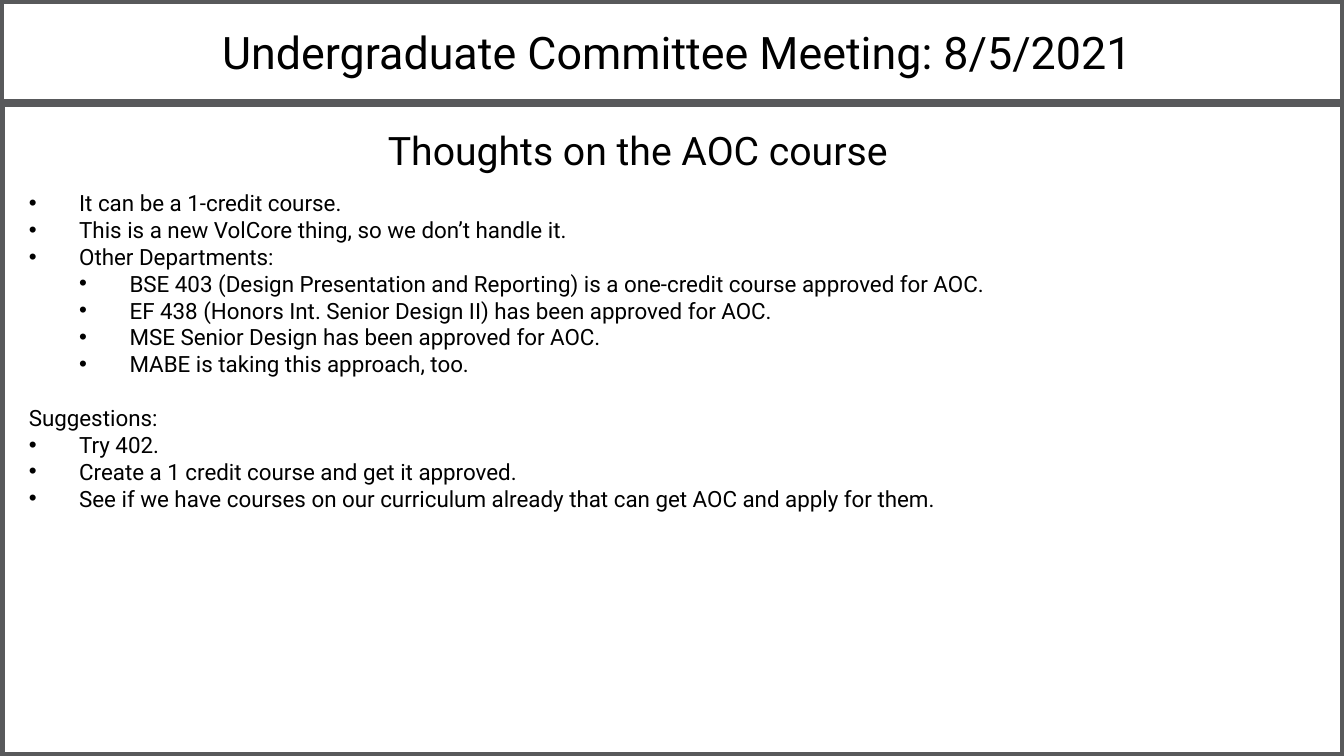
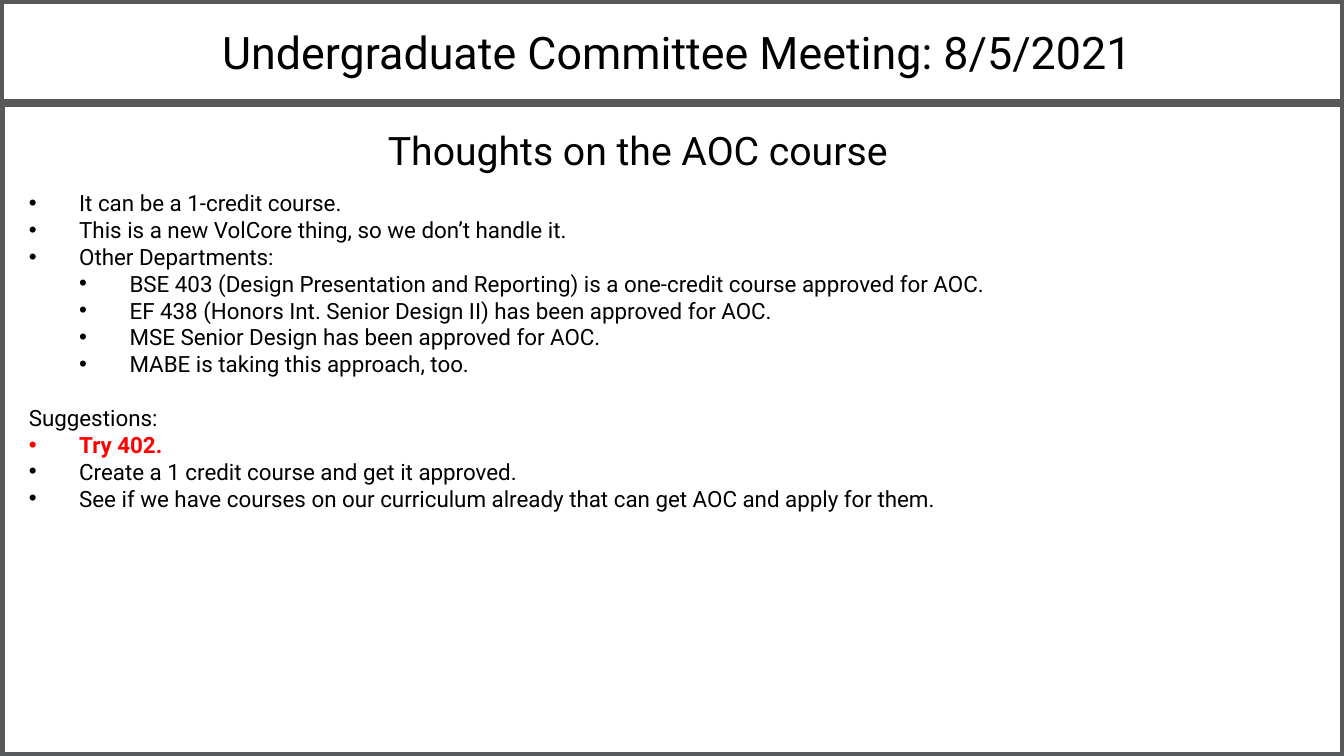
Before and after one commit to jimplank/undergraduate-committee, a slide deck: slide 6 of 2021-08-05-Vol-Core/Slides.pptx. Drawn at 1344x756 pixels with LibreOffice and Linux fonts; fonts in the diff are those of the drawing. Boxes give left, top, right and bottom in pixels: in the first picture for what was removed or moved away, otherwise in the second. Text is boxed around its words. In the diff, an @@ line names an element or a change of style, - is before the commit and + after.

```diff
--- a/2021-08-05-Vol-Core/Slides.pptx
+++ b/2021-08-05-Vol-Core/Slides.pptx
@@ text at (x1=79, y1=437, x2=162, y2=458): text colour #000000 to #FF0000, bold on in "Try 402." @@
```
Also in this commit, not shown: 4 other slides changed, 3 other files.
